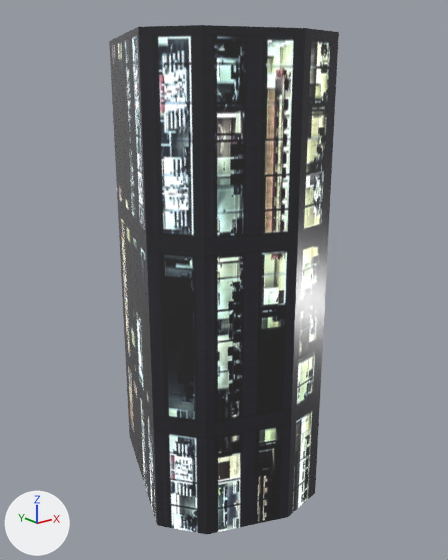
The FBX model Assets/Modele/Cyber/Building_02.fbx: old version first, new version second.
Both versions are drawn from a camera (50 mm lens) standing at (30.9, -52.3, 50.5) and looking at (77.3, 5.7, 27.3). Every picture has the same lights, and +X, +Y and +Z are marked at lower left.

The first picture shows 'Building_02'.
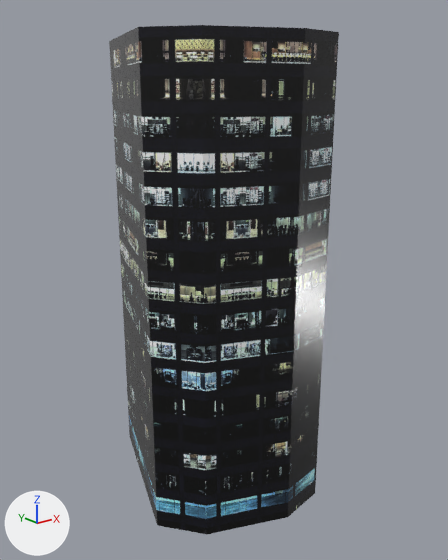
Where the newer file only moved an object's origin or applied its transform, the numbers keep the older frame.

What differs and where, as boxes (x1, y1, x2, y2) in the pictures (448 x 560 px):
'Building_02', recoloured, surface changed (grey to black)
    both: (109, 25, 338, 534)
part 1 of me_cube_007, surface changed (grey to black)
    both: (109, 25, 339, 534)

The change, as a list of edits to the scene's bpy script:
```text
Change mat_facade__unity_002:
    where n0 = _N.new('ShaderNodeBsdfPrincipled'); n0.name = 'Principled BSDF'
    remove n0.inputs[0].default_value = (0.0236, 0.0236, 0.0236, 1.0)  # 'Base Color', black #2a2a2a
    remove n0.inputs[28].default_value = 1.0  # 'Emission Strength'
    where n2 = _N.new('ShaderNodeTexImage'); n2.name = 'Image Texture'
    remove _L.new(n2.outputs[0], n0.inputs[27])  # 'Color' to 'Emission Color'
    add _L.new(n2.outputs[0], n0.inputs[0])  # 'Color' to 'Base Color'
Change me_cube_007:
    where me_cube_007.from_pydata(...)  # 56 vertices, 54 faces; spans x 63.4..90.0, y -7.7..21.0, z 0.7..55.7
    used by ob_building_02; location = (0.0, 0.0, 0.0)
    me_cube_007 part 1: texture (UV) coordinates of 54 of 54 faces, centred in x 65.2..88.1, y -7.1..20.5, z 0.7..55.7, changed; they spanned u 0.08..0.92, v 0.0..1.0 and now span u 0.24..0.8, v 0.0..1.0
```
